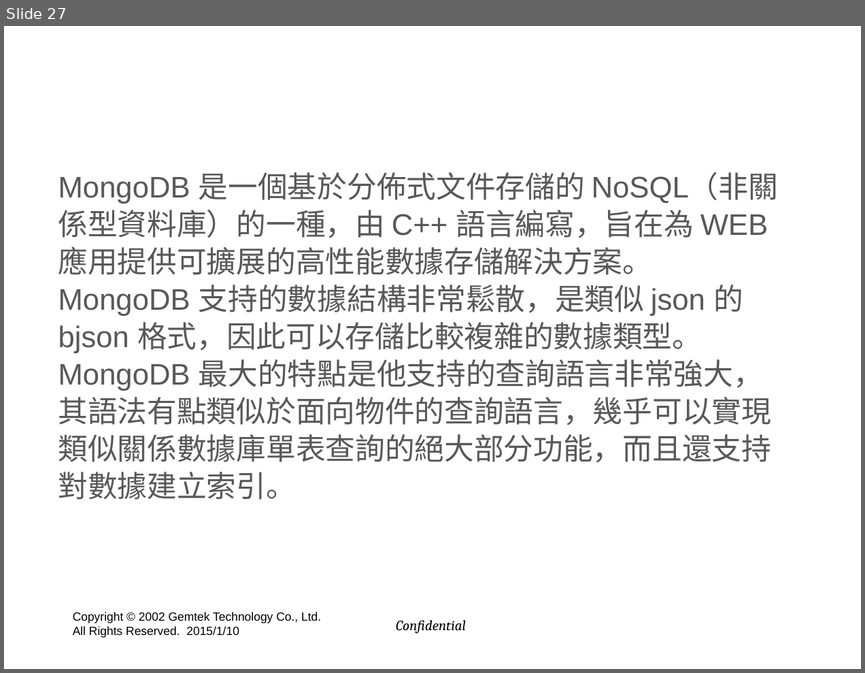
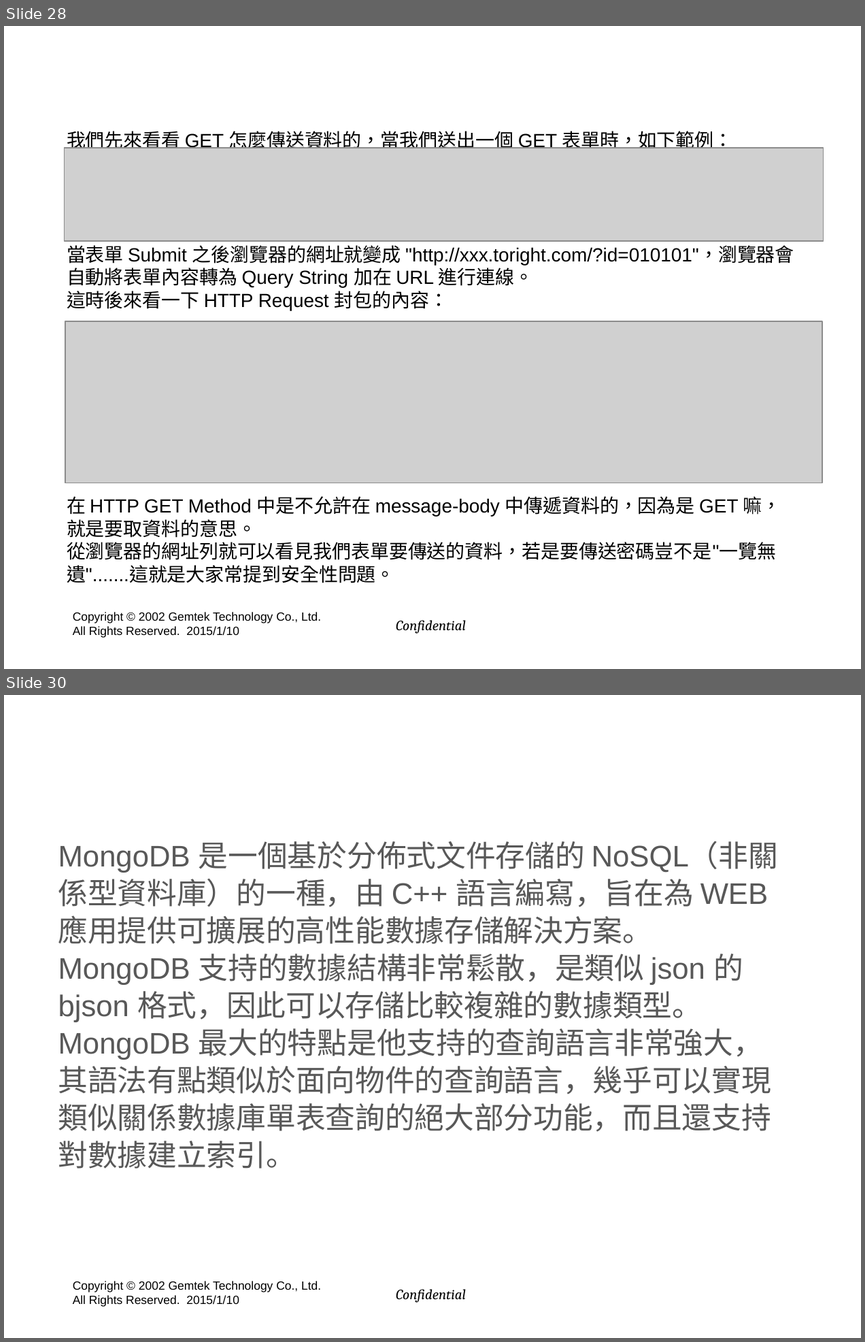
Before and after one commit to hyper570908/nodeDemo, a slide deck: doc/GIot_Session(win7).pptx. Shown one above the other, each under a label of ours: slide 27 before the commit, slides 28 and 30 after it; the slides between them are not shown. The pictures are 865x673 and 865x1342 pixels, drawn with LibreOffice and Linux fonts; fonts in the diff are those of the drawing; grey boxes stand for pictures; background and template pictures are left out. Boxes give left, top, right and bottom in pixels: in the first picture for what was removed or moved away, otherwise in the second. Text is boxed around its words. In the diff, an @@ line names an element or a change of style, - is before the commit and + after.

```diff
--- a/doc/GIot_Session(win7).pptx
+++ b/doc/GIot_Session(win7).pptx
@@ slide 28 added at [4,26,861,669], background picture (left out); not listed: 2 template elements that a slide beside it also shows @@
@@ title added at [68,35,797,118], 40 pt, text #FFFFFF, bold @@
+GET Method
@@ picture added at [64,148,822,241] @@
@@ text added at [67,128,794,583], 16 pt, text #000000 @@
+我們先來看看 GET 怎麼傳送資料的，當我們送出一個 GET 表單時，如下範例：
+當表單 Submit 之後瀏覽器的網址就變成 "http://xxx.toright.com/?id=010101"，瀏覽器會自動將表單內容轉為 Query String 加在 URL 進行連線。
+這時後來看一下 HTTP Request 封包的內容：
+在 HTTP GET Method 中是不允許在 message-body 中傳遞資料的，因為是 GET 嘛，就是要取資料的意思。
+從瀏覽器的網址列就可以看見我們表單要傳送的資料，若是要傳送密碼豈不是"一覽無遺".......這就是大家常提到安全性問題。
@@ picture added at [65,320,821,483] @@
@@ what was slide 27 is now slide 30 @@
```
Also in this commit, not shown: 1 slide changed, 4 other slides added, 1 slide removed, 8 other files.
